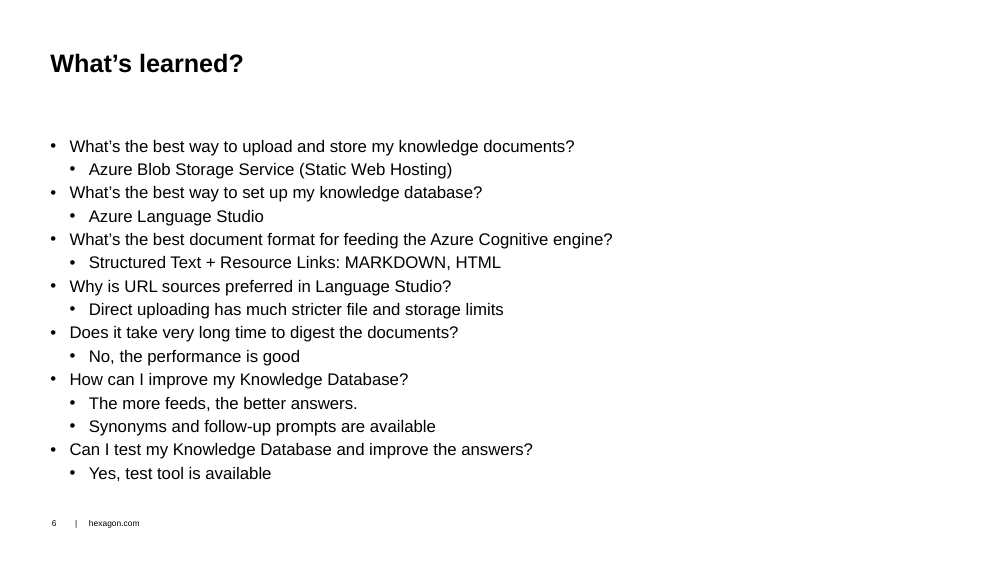
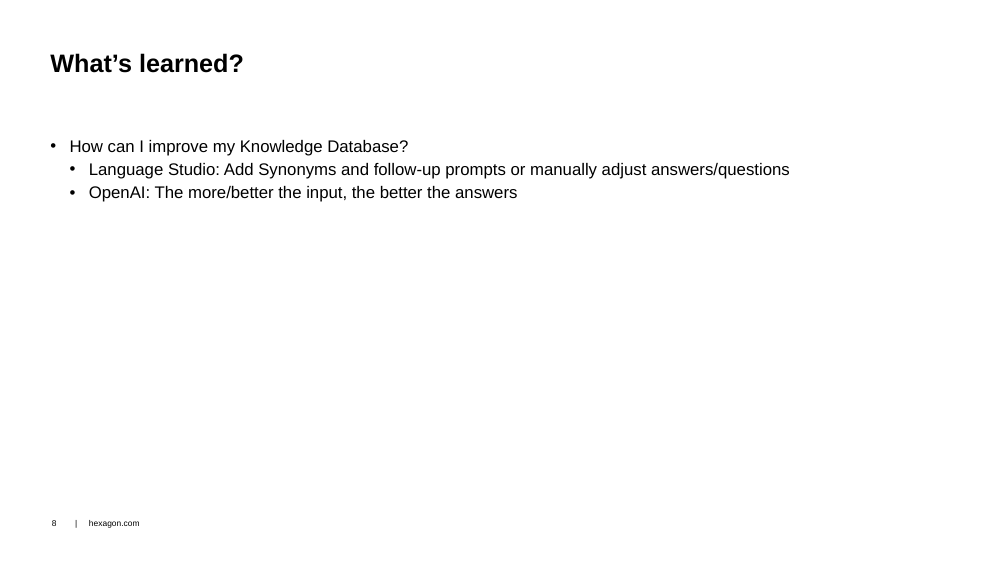
Before and after one commit to dongzgh/protos-vmccopilot, a slide deck: slide 8 of docs/VMC Hackathon 2024 - VMC.Chatbot - Demo.pptx (slide 6 before the commit). Drawn at 1008x567 pixels with LibreOffice and Linux fonts; fonts in the diff are those of the drawing; background and template pictures are left out. Boxes give left, top, right and bottom in pixels: in the first picture for what was removed or moved away, otherwise in the second. Text is boxed around its words. In the diff, an @@ line names an element or a change of style, - is before the commit and + after.

Commit message:
updated documents

```diff
--- a/docs/VMC Hackathon 2024 - VMC.Chatbot - Demo.pptx
+++ b/docs/VMC Hackathon 2024 - VMC.Chatbot - Demo.pptx
@@ text at [70,140,613,366]: paragraphs removed @@
-• What’s the best way to upload and store my knowledge documents?
-  • Azure Blob Storage Service (Static Web Hosting)
-• What’s the best way to set up my knowledge database?
-  • Azure Language Studio
-• What’s the best document format for feeding the Azure Cognitive engine?
-  • Structured Text + Resource Links: MARKDOWN, HTML
-• Why is URL sources preferred in Language Studio?
-  • Direct uploading has much stricter file and storage limits
-• Does it take very long time to digest the documents?
-  • No, the performance is good
@@ text at [89,163,790,202]: text changed @@
-  • The more feeds, the better answers.
-  • Synonyms and follow-up prompts are available
-• Can I test my Knowledge Database and improve the answers?
-  • Yes, test tool is available
+  • Language Studio: Add Synonyms and follow-up prompts or manually adjust answers/questions
+  • OpenAI: The more/better the input, the better the answers
```
Also in this commit, not shown: 6 other slides changed, 1 slide added, 2 slides removed, 1 other file.
